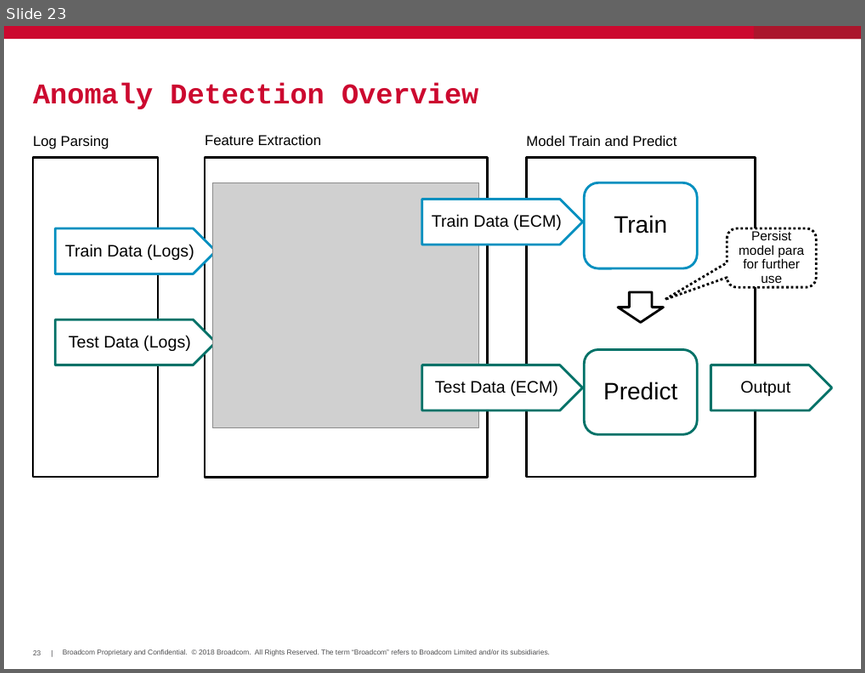
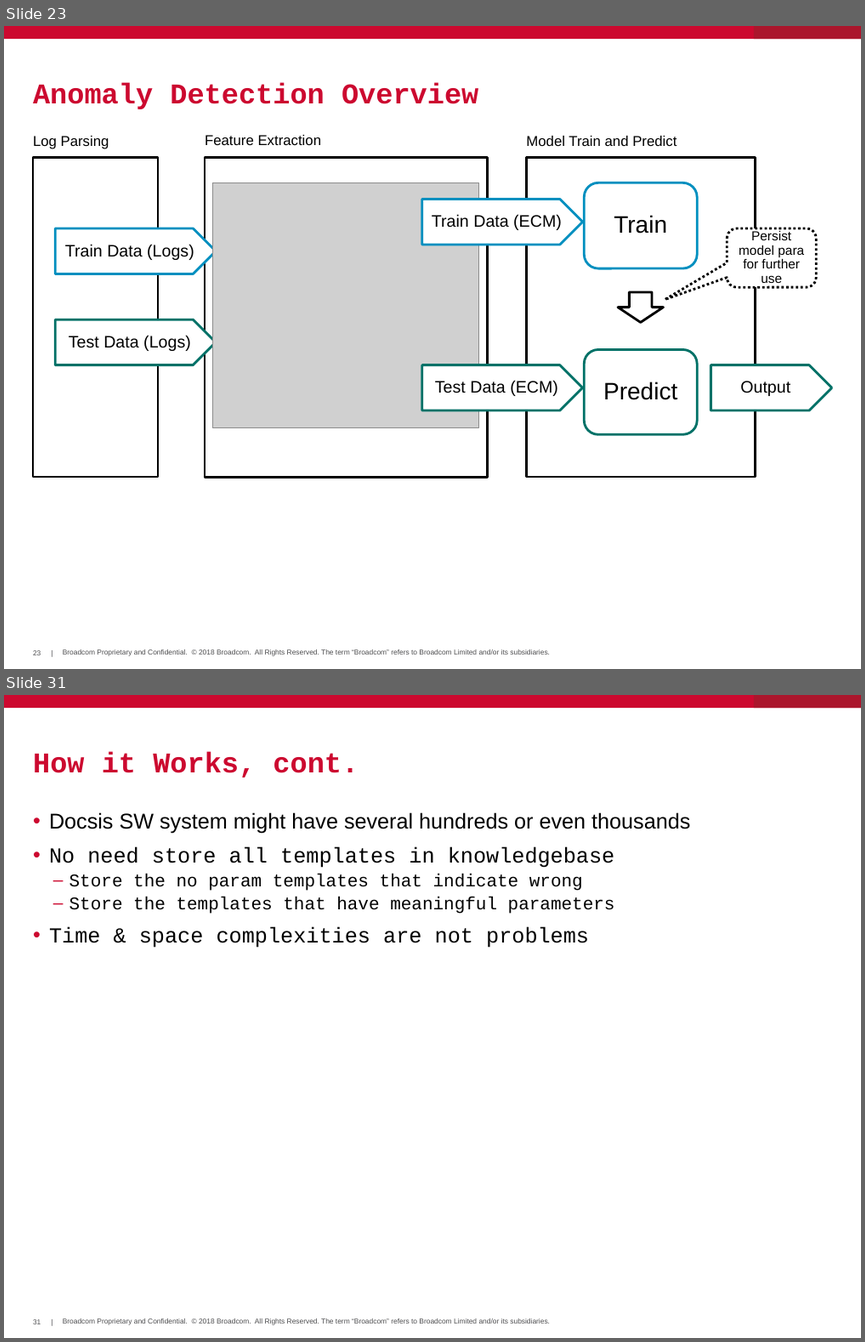
Before and after one commit to hayhan/loganalyzer, a slide deck: papers/LogAnalyzerIntro.pptx. Shown one above the other, each under a label of ours: slide 23 before the commit, slides 23 and 31 after it; the slides between them are not shown. The pictures are 865x673 and 865x1342 pixels, drawn with LibreOffice and Linux fonts; fonts in the diff are those of the drawing; grey boxes stand for pictures; background and template pictures are left out. Boxes give left, top, right and bottom in pixels: in the first picture for what was removed or moved away, otherwise in the second. Text is boxed around its words. In the diff, an @@ line names an element or a change of style, - is before the commit and + after.

```diff
--- a/papers/LogAnalyzerIntro.pptx
+++ b/papers/LogAnalyzerIntro.pptx
@@ slide 31 added at (4,695,861,1338), background #FFFFFF; not listed: 5 template elements that a slide beside it also shows @@
@@ title added at (33,751,358,777), 24 pt, text #CC092F, bold @@
+How it Works, cont.
@@ text added at (49,812,690,947), 18 pt, text #000000 @@
+• Docsis SW system might have several hundreds or even thousands
+• No need store all templates in knowledgebase
+  – Store the no param templates that indicate wrong
+  – Store the templates that have meaningful parameters
+• Time & space complexities are not problems
```
Also in this commit, not shown: 2 slides changed, 8 other slides added, 14 slides removed.
